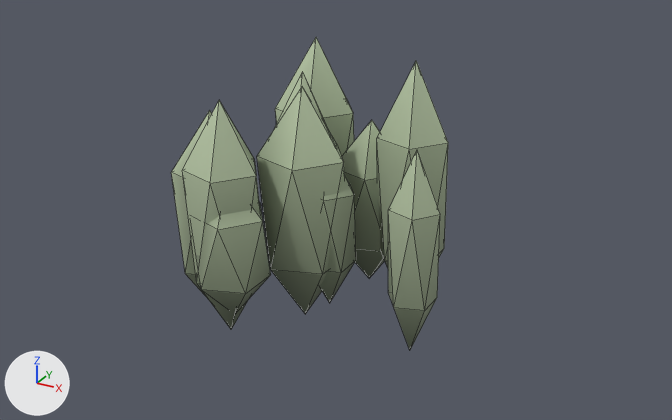
The glTF model html/assets/models/layer_groundcover.glb as it was, and as the next commit left it.
Rendered twice from a camera (50 mm lens) standing at (1.52, -2.7, 1.81) and looking at (0.03, 0.02, 0.46). Arrows for +X, +Y and +Z are at lower left; the lights stay in place. The first picture is the older version. Mesh edges are drawn as thin lines. Where no turn or scale is listed for an object, it has been applied to the vertices. Vertices at exactly the same position are counted once.

Names of what the first picture shows: 'v0_foliage', 'v1_foliage'.
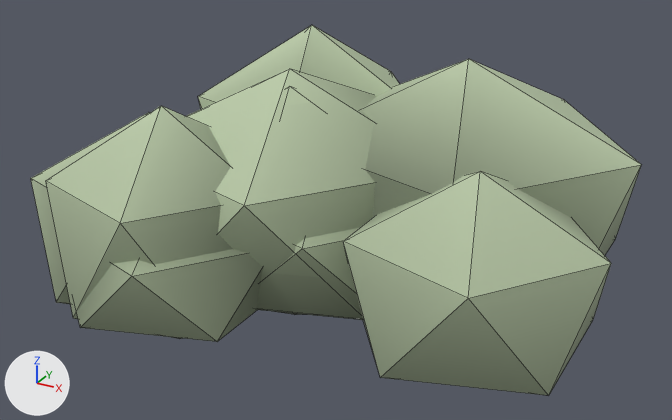
Boxes (x1, y1, x2, y2) around the edits, measured in the pictures (672 x 420 px; the box of a moved part takes in the faces that stretch with it):
'v1_foliage', reshaped, recoloured: before (276, 61, 448, 350); after (186, 59, 641, 396)
'v0_foliage', reshaped, recoloured: before (171, 38, 385, 329); after (31, 25, 399, 342)
part 1 of me_v0_foliage, moved or reshaped: before (196, 202, 271, 312); after (76, 249, 263, 342)
part 2 of me_v0_foliage, moved or reshaped: before (171, 110, 212, 300); after (31, 112, 149, 304)
part 3 of me_v0_foliage, moved or reshaped (not visible afterwards): before (342, 120, 385, 278)
part 4 of me_v0_foliage, moved or reshaped: before (275, 38, 354, 156); after (198, 25, 399, 109)
part 5 of me_v0_foliage, moved or reshaped: before (182, 100, 260, 329); after (46, 106, 233, 339)
part 6 of me_v0_foliage, moved or reshaped (mostly hidden afterwards): before (257, 87, 345, 314); after (274, 86, 310, 315)
part 7 of me_v0_foliage, recoloured: before (185, 162, 385, 329); after (57, 285, 300, 339)
part 8 of me_v0_foliage, recoloured: before (171, 38, 380, 294); after (31, 25, 399, 342)
part 9 of me_v0_foliage, recoloured: before (196, 109, 354, 293); after (74, 97, 262, 342)
part 10 of me_v1_foliage, moved or reshaped: before (388, 150, 440, 350); after (343, 171, 611, 396)
part 11 of me_v1_foliage, moved or reshaped: before (276, 71, 329, 132); after (186, 69, 376, 319)
part 12 of me_v1_foliage, moved or reshaped: before (377, 61, 448, 268); after (361, 59, 641, 255)
part 13 of me_v1_foliage, moved or reshaped: before (320, 173, 356, 303); after (257, 228, 363, 320)
part 14 of me_v1_foliage, recoloured: before (394, 298, 437, 350)
part 15 of me_v1_foliage, recoloured: before (388, 212, 394, 307); after (245, 182, 378, 368)
part 16 of me_v1_foliage, recoloured: before (394, 219, 440, 311); after (218, 206, 611, 396)
part 17 of me_v1_foliage, recoloured: before (276, 71, 440, 308); after (186, 69, 611, 395)

Patch to the scene script:
```diff
--- a/html/assets/models/layer_groundcover.glb.py
+++ b/html/assets/models/layer_groundcover.glb.py
@@ me_v0_foliage @@
-me_v0_foliage.from_pydata(...)  # 84 vertices, 140 faces; spans x -0.472..0.209, y -0.424..0.5, z 0.0..1.0
+me_v0_foliage.from_pydata(...)  # 84 vertices, 140 faces; spans x -0.912..0.516, y -0.818..0.953, z 0.0..1.0
+# me_v0_foliage part 1: the loose piece of 12 vertices spanning x -0.351..-0.08, y -0.424..-0.166, z 0.112..0.665 is scaled about its middle by (2.88, 2.88, 1), then moved by (-0.111, -0.152, 0.0)
+# me_v0_foliage part 2: the loose piece of 12 vertices spanning x -0.472..-0.182, y -0.365..-0.089, z 0.051..0.847 is scaled about its middle by (2.88, 2.88, 1), then moved by (-0.168, -0.117, 0.0)
+# me_v0_foliage part 3: the loose piece of 12 vertices spanning x -0.082..0.209, y 0.094..0.371, z 0.086..0.743 is scaled about its middle by (2.88, 2.88, 1), then moved by (0.033, 0.12, 0.0)
+# me_v0_foliage part 4: the loose piece of 12 vertices spanning x -0.384..-0.061, y 0.17..0.477, z 0.0..1.0 is scaled about its middle by (2.88, 2.88, 1), then moved by (-0.115, 0.167, 0.0)
+# me_v0_foliage part 5: the loose piece of 12 vertices spanning x -0.384..-0.11, y -0.408..-0.147, z 0.03..0.91 is scaled about its middle by (2.88, 2.88, 1), then moved by (-0.127, -0.143, 0.0)
+# me_v0_foliage part 6: the loose piece of 12 vertices spanning x -0.231..0.095, y -0.197..0.113, z 0.026..0.922 is scaled about its middle by (2.88, 2.88, 1), then moved by (-0.035, -0.022, 0.0)
+# me_v0_foliage part 7: 57 faces centred in x -0.39..0.142, y -0.364..0.434, z 0.184..0.563 are repainted in the vertex colours; the middle colour goes from grey #adadad to grey #989898
+# me_v0_foliage part 8: 37 faces centred in x -0.453..0.191, y -0.407..0.482, z 0.347..0.816 are repainted in the vertex colours; the middle colour goes from light grey #cecece to grey #b5b5b5
+# me_v0_foliage part 9: 26 faces centred in x -0.405..0.103, y -0.407..0.482, z 0.347..0.622 are repainted in the vertex colours; the middle colour goes from grey #bbbbbb to grey #a1a1a1
+# other edits to the shape of me_v0_foliage do not show in these pictures
 me_v0_foliage.materials.append(mat_assetpreview)
@@ me_v1_foliage @@
-me_v1_foliage.from_pydata(...)  # 60 vertices, 100 faces; spans x -0.24..0.5, y -0.225..0.375, z 0.0..1.0
+me_v1_foliage.from_pydata(...)  # 60 vertices, 100 faces; spans x -0.762..1.065, y -0.615..0.881, z 0.0..1.0
+# me_v1_foliage part 10: the loose piece of 12 vertices spanning x 0.324..0.5, y -0.225..-0.057, z 0.064..0.807 is scaled about its middle by (4.66, 4.66, 1), then moved by (0.242, -0.083, 0.0)
+# me_v1_foliage part 11: the loose piece of 12 vertices spanning x -0.227..0.035, y -0.116..0.134, z 0.014..0.958 is scaled about its middle by (4.66, 4.66, 1), then moved by (-0.056, 0.005, 0.0)
+# me_v1_foliage part 12: the loose piece of 12 vertices spanning x 0.121..0.387, y 0.057..0.31, z 0.0..1.0 is scaled about its middle by (4.66, 4.66, 1), then moved by (0.149, 0.108, 0.0)
+# me_v1_foliage part 13: the loose piece of 12 vertices spanning x -0.073..0.126, y -0.119..0.071, z 0.091..0.726 is scaled about its middle by (4.66, 4.66, 1), then moved by (0.016, -0.014, 0.0)
+# me_v1_foliage part 14: 40 faces centred in x -0.218..0.459, y -0.186..0.342, z 0.184..0.609 are repainted in the vertex colours; the middle colour goes from grey #b5b5b5 to grey #979797
+# me_v1_foliage part 15: 22 faces centred in x -0.205..0.436, y -0.186..0.366, z 0.341..0.609 are repainted in the vertex colours; the middle colour goes from light grey #cfcfcf to grey #a3a3a3
+# me_v1_foliage part 16: 15 faces centred in x -0.231..0.489, y -0.214..0.366, z 0.341..0.67 are repainted in the vertex colours; the middle colour goes from grey #bebebe to grey #b6b6b6
+# me_v1_foliage part 17: 16 faces centred in x -0.21..0.474, y -0.214..0.294, z 0.491..0.816 are repainted in the vertex colours; the middle colour goes from light grey #e2e2e2 to grey #b4b4b4
+# other edits to the shape of me_v1_foliage do not show in these pictures
 me_v1_foliage.materials.append(mat_assetpreview)
```
